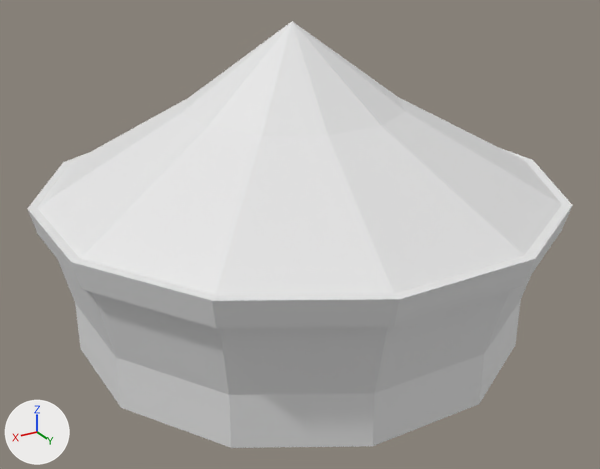
Before and after pictures for a commit that changed the FBX model Elevator 404/Assets/Models/Luuk/Kermis tent/Kermis.tent.fbx.
Rendered twice from a 50 mm camera at (15.45, 26.25, 16.72) aimed at (0.4, 1.18, 4.18). Lighting does not change. The marker at lower left points along +X, +Y and +Z. Where no turn or scale is listed for an object, it has been applied to the vertices.
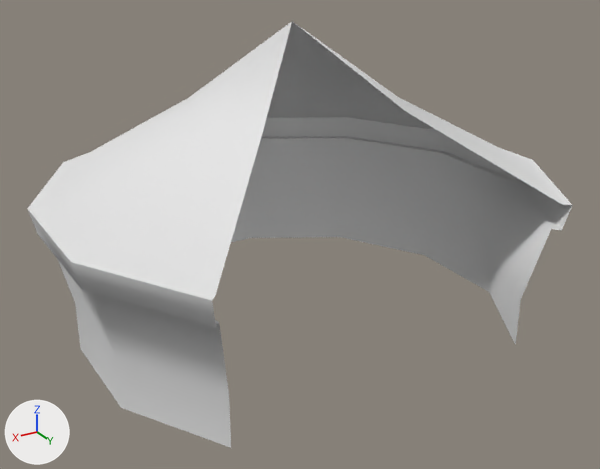
What differs and where, as boxes [x1, y1, x2, y2] in the pictures (600 x 469 px):
part 1 of me_cylinder, deleted
    before: [212, 21, 573, 448]
part 2 of me_cylinder, built on
    after: [243, 182, 250, 202]

The change, as a diff of the scene's bpy script:
```diff
--- a/Elevator 404/Assets/Models/Luuk/Kermis tent/Kermis.tent.fbx.py
+++ b/Elevator 404/Assets/Models/Luuk/Kermis tent/Kermis.tent.fbx.py
@@ me_cylinder @@
 # used by ob_cylinder; location = (0.0, 0.0, 0.0)
 # verts and faces of me_cylinder; kept vertices keep their numbers, new ones are numbered from 89
 # before: 2 (2.3, -8.1, 2.0), 4 (-2.3, -8.1, 2.0), 39 (-0.8, -8.1, 2.0), 40 (0.8, -8.1, 2.0), 58 (2.4, -8.7, 5.0)
 # before: 59 (-2.4, -8.7, 5.0)
-me_cylinder.from_pydata(...)  # 89 vertices, 85 faces; spans x -9.6..9.6, y -9.1..10.1, z 0.0..12.0
+me_cylinder.from_pydata(...)  # 75 vertices, 66 faces; spans x -9.6..9.6, y -9.1..7.6, z 0.0..12.0
+# me_cylinder part 1
+# 14 vertices are removed from x -2.6..2.6, y 4.1..10.1, z 0.0..8.9
+# 21 faces are deleted
+# me_cylinder part 2
+delete_faces([(2, 58, 59, 4, 39, 40)])
+faces += [(4, 39, 59), (39, 40, 58, 59), (2, 58, 40)]
+# me_cylinder part 3: the surface is now shaded smooth
```
